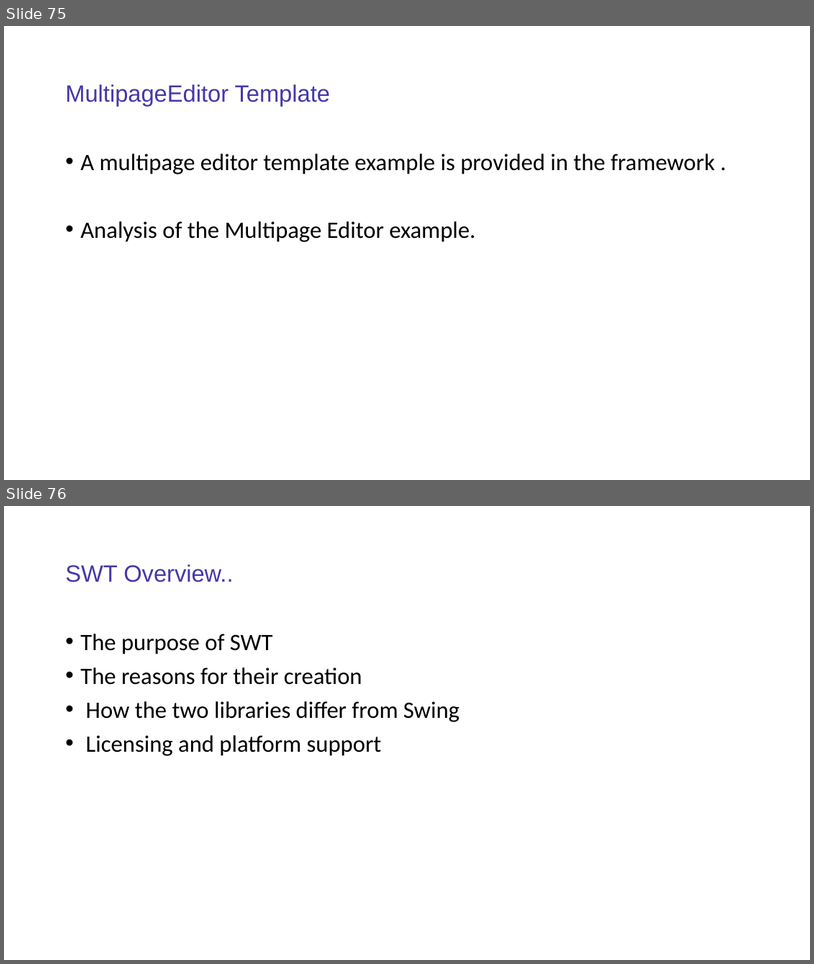
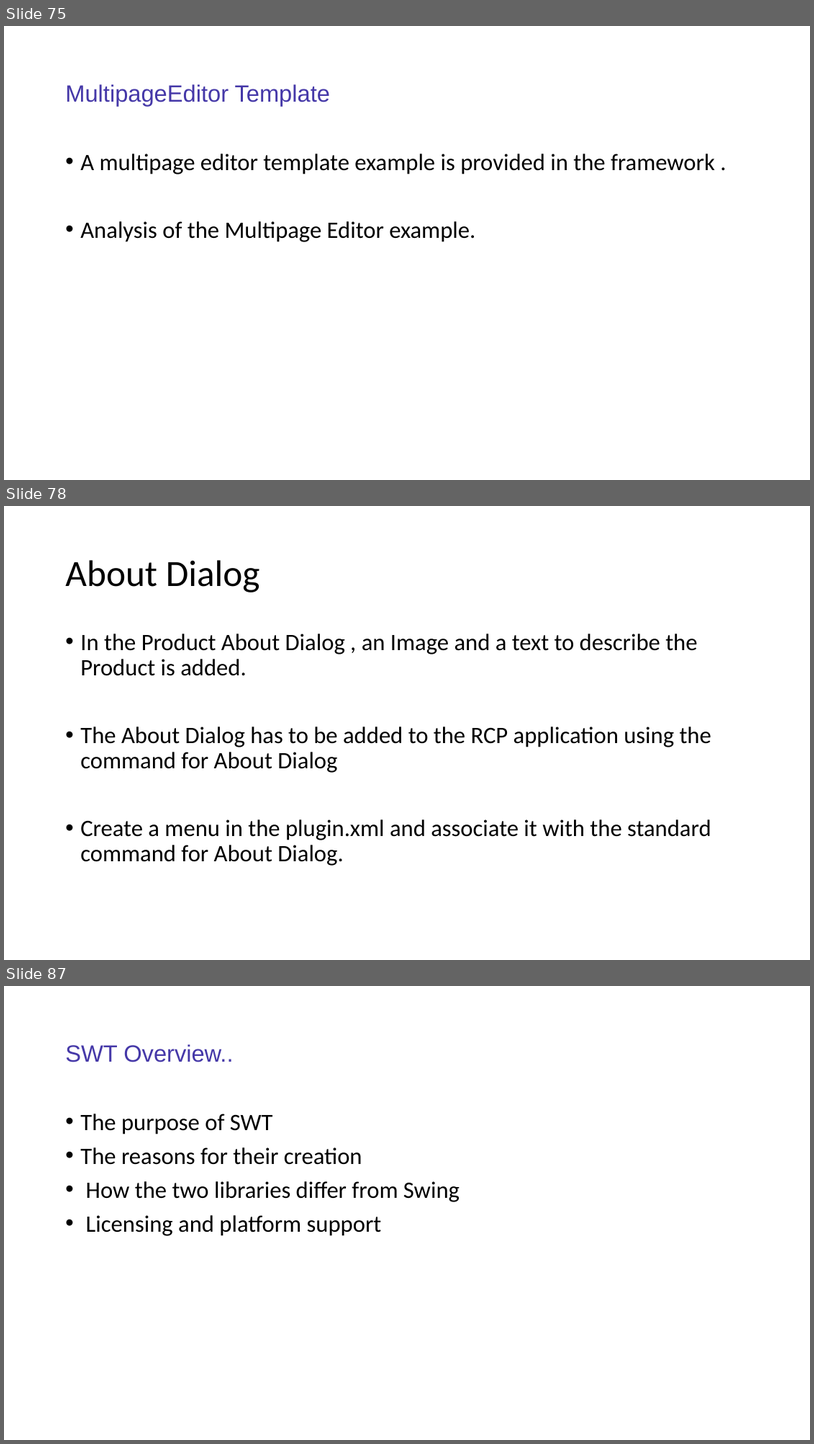
Before and after one commit to sabir123/RCP.Presentations, a slide deck: Eclipse_RCP_Training.pptx. Shown one above the other, each under a label of ours: slides 75 and 76 before the commit, slides 75, 78 and 87 after it; the slides between them are not shown. The pictures are 814x964 and 814x1444 pixels, drawn with LibreOffice and Linux fonts; fonts in the diff are those of the drawing. Boxes give left, top, right and bottom in pixels: in the first picture for what was removed or moved away, otherwise in the second. Text is boxed around its words. In the diff, an @@ line names an element or a change of style, - is before the commit and + after.

```diff
--- a/Eclipse_RCP_Training.pptx
+++ b/Eclipse_RCP_Training.pptx
@@ slide 78 added at bbox=[4, 506, 810, 960], background #FFFFFF @@
@@ title added at bbox=[65, 560, 260, 592], 44 pt, text #000000 @@
+About Dialog
@@ text added at bbox=[80, 633, 712, 865], 28 pt, text #000000 @@
+• In the Product About Dialog , an Image and a text to describe the Product is added.
+• The About Dialog has to be added to the RCP application using the command for About Dialog
+• Create a menu in the plugin.xml and associate it with the standard command for About Dialog.
@@ what was slide 76 is now slide 87 @@
```
Also in this commit, not shown: 7 slides changed, 27 other slides added.
